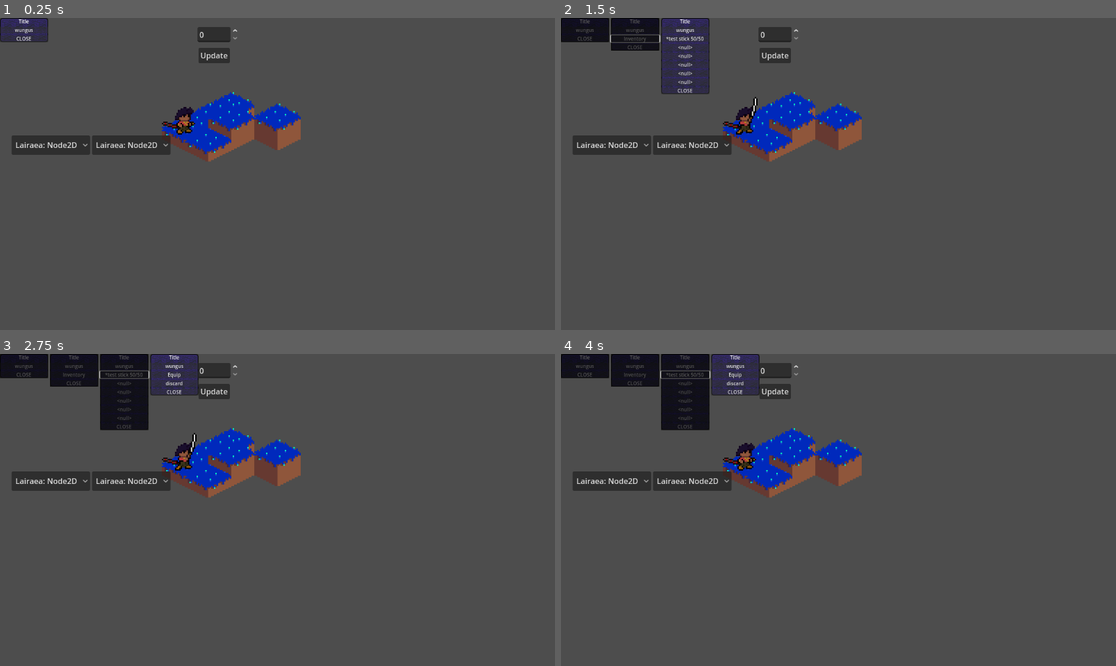
Above: before the commit, frames 1-4 (two rows, left to right).
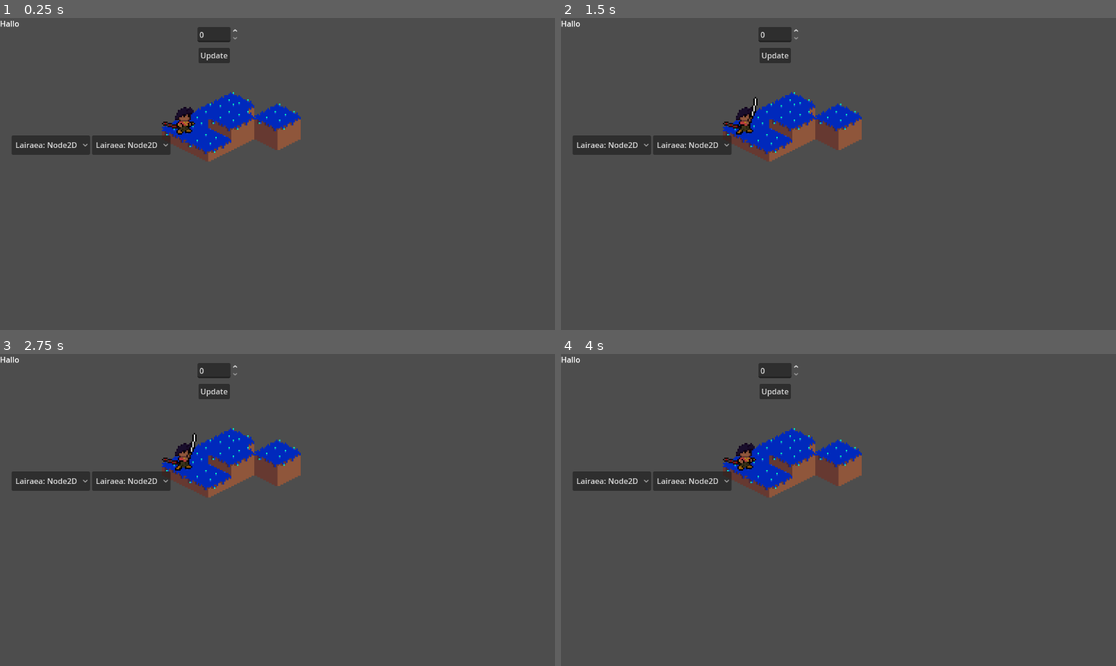
Above: after the commit, the same moments.

Repository: Puffe14/godot-breaker-srpg
Game: Godot game, scene res://main_menu.tscn
Same seed, same stepped clock (60 frames per second), same inputs: the game is played once before the commit and once after it. The project has no main scene, so this scene is started directly.
Inputs (mouse positions are in pixels of both pictures, inside the frame that each line leads up to):
- Up to frame 1 (0.25 s): no input
- Up to frame 2 (1.5 s): click (583, 30) at 0.5 s, where only the run before the commit has a clickable "wungus"; click (633, 39) at 1.25 s, where only the run before the commit has a clickable "Inventory"
- Up to frame 3 (2.75 s): click (122, 375) at 2 s, where only the run before the commit has a clickable "*test stick 50/50"
- Up to frame 4 (4 s): click (683, 382) at 2.75 s, where only the run before the commit has a clickable "<null>"; click (683, 391) at 3.5 s, where only the run before the commit has a clickable "<null>"

The runs differ from the first frame. In frame 1, 0.7% of the frame differs, in the area x 0-9%, y 0-8%; in frame 2, 3.5%; in frame 3, 4.7%; in frame 4, 4.7%, in the area x 0-36%, y 0-25%.

Commit message:
Added available actions to Game, works for attacks, wounds

Diff:
--- a/main_menu.tscn
+++ b/main_menu.tscn
@@ -10,12 +10,14 @@
 [ext_resource type="Script" uid="uid://djci7nw8gativ" path="res://scripts/components/game/game.gd" id="3_g8g3n"]
 [ext_resource type="Resource" uid="uid://ck2g62guljqbd" path="res://resources/data/masp/test_map_field.tres" id="3_iotk1"]
 [ext_resource type="Resource" uid="uid://bie562w7q05je" path="res://resources/data/units/test_unit_c.tres" id="3_jix8l"]
+[ext_resource type="Resource" uid="uid://c6wjn0immhcsg" path="res://resources/data/combat/break.tres" id="3_oiatc"]
 [ext_resource type="Texture2D" uid="uid://bbncbtpmocpjy" path="res://resources/images/units/lairaea_idle.png" id="4_glbon"]
+[ext_resource type="Resource" uid="uid://b4gpmj6l0pvke" path="res://resources/data/combat/attack.tres" id="4_mg3m2"]
 [ext_resource type="SpriteFrames" uid="uid://c0rww68rlw5y4" path="res://resources/images/animation/lairaea.tres" id="5_0o4t1"]
 [ext_resource type="Resource" uid="uid://ddf228rj1u2qe" path="res://resources/data/units/dummy_unit.tres" id="5_nlkkf"]
+[ext_resource type="Resource" uid="uid://cyn5xbj75eyib" path="res://resources/data/combat/wound.tres" id="6_ojb7r"]
 [ext_resource type="Texture2D" uid="uid://7b85wqqur6pa" path="res://resources/images/units/guy_idle.png" id="6_qe12f"]
 [ext_resource type="SpriteFrames" uid="uid://duodoahfamvmo" path="res://resources/images/animation/cylna.tres" id="8_0k4wn"]
-[ext_resource type="PackedScene" uid="uid://crdd7l11uuw22" path="res://nodes/menus/button_menu.tscn" id="15_cm266"]
 
 [sub_resource type="Resource" id="Resource_cm266"]
 script = ExtResource("2_w44g7")
@@ -23,6 +25,9 @@
 
 [sub_resource type="Resource" id="Resource_8u0te"]
 script = ExtResource("3_g8g3n")
+regular_combat = ExtResource("4_mg3m2")
+wound_combat = ExtResource("6_ojb7r")
+break_combat = ExtResource("3_oiatc")
 metadata/_custom_type_script = "uid://djci7nw8gativ"
 
 [node name="Node2D" type="Node2D" node_paths=PackedStringArray("timer", "map")]
@@ -92,8 +97,6 @@
 offset_bottom = 94.0
 text = "Update"
 
-[node name="Control2" parent="." instance=ExtResource("15_cm266")]
-
 [connection signal="move" from="MapNode" to="." method="move"]
 [connection signal="timeout" from="TestTimer" to="." method="_on_test_timer_timeout"]
 [connection signal="value_changed" from="SpinBox" to="MapNode" method="_on_spin_box_value_changed"]
--- a/nodes/menus/button_menu.tscn
+++ b/nodes/menus/button_menu.tscn
@@ -1,8 +1,7 @@
-[gd_scene load_steps=7 format=3 uid="uid://crdd7l11uuw22"]
+[gd_scene load_steps=6 format=3 uid="uid://crdd7l11uuw22"]
 
 [ext_resource type="Texture2D" uid="uid://dip55r228m6to" path="res://resources/images/ui/background-purple.png" id="1_lerbw"]
 [ext_resource type="Script" uid="uid://6ho420hkl0gv" path="res://nodes/menus/button_menu.gd" id="1_rc8qm"]
-[ext_resource type="PackedScene" uid="uid://u2mbf4a6qepx" path="res://nodes/menus/button_option.tscn" id="3_npdtd"]
 [ext_resource type="Resource" uid="uid://dbvi4m2ryv53" path="res://resources/data/units/test_unit_l.tres" id="4_c0ade"]
 
 [sub_resource type="StyleBoxFlat" id="StyleBoxFlat_rc8qm"]
@@ -61,11 +60,6 @@
 [node name="ButtonList" type="VBoxContainer" parent="HMenuContainer/MarginContainer/PanelContainer/VBoxContainer"]
 layout_mode = 2
 
-[node name="Button" parent="HMenuContainer/MarginContainer/PanelContainer/VBoxContainer/ButtonList" instance=ExtResource("3_npdtd")]
-layout_mode = 2
-text = "wungus"
-item = ExtResource("4_c0ade")
-
 [node name="Close" type="Button" parent="HMenuContainer/MarginContainer/PanelContainer/VBoxContainer"]
 layout_mode = 2
 text = "CLOSE"
--- a/nodes/menus/button_option.gd
+++ b/nodes/menus/button_option.gd
@@ -34,7 +34,7 @@
 		options.push_back(Use.new(user,item))
 	# if the item can be thrown away
 	if "discardable" in item and item.discardable:
-		options.push_back("discard")
+		options.push_back(Discard.new(user,item))
 	return options
 	# send it to the menu for creating the sub menu
 #	emit_signal("next_options", options)
--- a/resources/data/masp/test_map_field.tres
+++ b/resources/data/masp/test_map_field.tres
@@ -45,6 +45,7 @@
 
 [sub_resource type="Resource" id="Resource_7e72v"]
 script = ExtResource("4_pu50u")
+occupant = ExtResource("5_pu50u")
 metadata/_custom_type_script = "uid://mnt78qxjtldn"
 
 [sub_resource type="Resource" id="Resource_k0t0v"]
@@ -55,6 +56,7 @@
 
 [sub_resource type="Resource" id="Resource_hloux"]
 script = ExtResource("4_pu50u")
+occupant = ExtResource("5_pu50u")
 metadata/_custom_type_script = "uid://mnt78qxjtldn"
 
 [sub_resource type="Resource" id="Resource_ghn50"]
@@ -65,7 +67,6 @@
 
 [sub_resource type="Resource" id="Resource_ny7gg"]
 script = ExtResource("4_pu50u")
-occupant = ExtResource("5_pu50u")
 metadata/_custom_type_script = "uid://mnt78qxjtldn"
 
 [sub_resource type="Resource" id="Resource_0r4a4"]
--- /dev/null
+++ b/scripts/components/action/discard.gd
@@ -0,0 +1,15 @@
+class_name Discard extends Action
+
+@export var user: Units = null
+@export var item: Item = null
+
+func _init(_user: Units, _item: Item) -> void:
+	user = _user
+	item = _item
+
+func play() -> Explain:
+	user.inventory.remove(item)
+	return explain
+
+func _to_string() -> String:
+	return "Discard"
--- a/scripts/components/combat/combat.gd
+++ b/scripts/components/combat/combat.gd
@@ -34,6 +34,15 @@
 	Type.Wound: "wound"
 }
 
+func copy() -> Combat:
+	var new_copy = self.duplicate()
+	return new_copy
+
+func recreate(_a: Units = null, _b: Units = null, _act_range: int = 1, _part = Constants.BodyPart.Head) -> Combat:
+	var new_copy = copy()
+	new_copy._init(_a, _b, _act_range, _part)
+	return new_copy
+
 func everyoneLived() -> bool:
 	return selected.isAlive() && targeted.isAlive()
 func inCounterRange() -> bool:
@@ -54,7 +63,7 @@
 	elif speed_diff < -Rules.doubleDiff: return 2
 	else: return 1
 
-func _init(_a: Units = null, _b: Units = null, _act_range: int = 1) -> void:
+func _init(_a: Units = null, _b: Units = null, _act_range: int = 1, _part = Constants.BodyPart.Head) -> void:
 	animate.connect(on_animate_sent)
 	time_passed = 0
 	selected = _a
--- a/scripts/components/constants.gd
+++ b/scripts/components/constants.gd
@@ -3,4 +3,4 @@
 enum Status {Stunned}
 enum BodyPart {Head, Arms, Legs, Torso}
 
-var parts = [BodyPart.Head, BodyPart.Arms, BodyPart.Legs, BodyPart.Torso]
+static var parts = [BodyPart.Head, BodyPart.Arms, BodyPart.Legs, BodyPart.Torso]
--- a/scripts/components/game/game.gd
+++ b/scripts/components/game/game.gd
@@ -17,6 +17,11 @@
 var part: Constants.BodyPart = Constants.BodyPart.Head
 var stack: Array[Action] = []
 
+@export var regular_combat: Combat
+@export var wound_combat: Combat
+@export var break_combat: Combat
+
+
 signal selected(thing)
 signal inspected(thing)
 signal update
@@ -33,7 +38,7 @@
 		acting = null
 	# If the character is selected again during the turn
 	elif occupiable and acting and acting == occupant:
-		selected.emit(acting)
+		selected.emit(availableActions(acting))
 	# Beat-em-up with current weapon
 		#case o: Occupiable if target.nonEmpty && !acting.forall(_.turnOver) && targetInRangeOfActor =>
 		#attack()
@@ -49,3 +54,62 @@
 	elif occupiable:
 		acting = occupant
 		inspected.emit(null)
+		selected.emit(availableActions(acting))
+
+
+### ACTION AVAILABILITY ###
+
+func availableActions(unit: Units, moves: bool = false) -> Array[Action]:
+	if !currentMap: return []
+	var total: Array[Action] = []
+	var fm = currentMap
+	var possibleWeaponsOrNone = unit.usable_weapons()
+	#possibleWeaponsOrNone.push_back(null)
+	var areaOfMovement = [fm.tileOf(unit)]
+	if moves: areaOfMovement = fm.movementRangeTiles(unit)
+	var combats = []
+	for tile in areaOfMovement:
+		for weapon in possibleWeaponsOrNone: # Weapons that the character could use
+			unit.equip(weapon)
+			var targets = fm.unitsInRangeAt(unit,tile,unit.Range()) # Who can be attacked? --(who, from)
+			# all available unit, distance, tile combinations
+			for utr in targets:
+				var newActions: Array[Combat] = []
+				#  possible breaks
+				if unit.canBreak():
+					for b in utr.unit.breakableParts():
+						combats.push_back(break_combat.recreate(unit, utr.unit, utr.dist, b))
+				#  possible wounds
+				if unit.canWound():
+					for b in utr.unit.woundableParts():
+						combats.push_back(wound_combat.recreate(unit, utr.unit, utr.dist, b))
+				#  combine all of them with basic Combat
+				combats.push_back(regular_combat.recreate(unit, utr.unit, utr.dist))
+				for na in newActions:
+					# Sets where these actions are happening so that a correct Move is made.
+					na.location = utr.tile
+					# Sets the weapon used when the actions happen
+					na.weapon = weapon
+
+		var heals = [] #(for medkit <- unit.usableMedkits yield # Medkits that the character could use
+#fm.movementRangeTiles(unit) # On movement range tiles --Tiles
+#.flatMap(tile=>(fm.attackRangeUnitsAt(unit,tile,medkit.range)))
+#.toSet# Who can be attacked? --(who, from)
+#.map((targetable, distance, currentTile) =>  # all available unit, distance, tile combinations
+#  val newActions: Vector[Combat] =
+#    #  possible treats
+#    val treats = for b <- targetable.wounds yield
+#      Treat(unit, targetable, distance, medkit, b)
+#    treats.toVector.appended(Heal(unit, targetable, distance, medkit))
+#  newActions.foreach(_.location = Some(currentTile))
+#  newActions
+#).toVector
+#).flatten
+# all possible item uses for character
+		var uses = []
+		for c in unit.inventory.consumables():
+			uses.push_back(Use.new(unit,c)) # use action for each item
+		total.append_array(combats)
+		heals.append_array(combats)
+		uses.append_array(combats)
+	return total
--- a/scripts/components/maps/field_map.gd
+++ b/scripts/components/maps/field_map.gd
@@ -10,6 +10,16 @@
 @export var deployment: Array[Vector2i]
 @export var joining: Array[Units] = []
 @export var events: Array[Event] = []
+
+class UTR:
+	var unit: Units
+	var tile: Tile
+	var dist: int
+	func _init(_unit: Units, _tile: Tile, _dist: int):
+		unit = _unit
+		tile = _tile
+		dist = _dist
+
 
 func tickTurn():
 	turnNumber += 1
@@ -184,3 +194,15 @@
 		for i in range(a_range.x, a_range.y):
 			unitsFound.append_array(grid.unitsFromTiles(grid.tileInRangeFrom(location_t,i)))
 	return unitsFound
+
+## Gives a set of who can a unit can attack from a tile.
+func unitsInRangeAt(mover: Units, tile: Tile, a_range: Vector2i) -> Array[UTR]:
+	# find the location of the moving unit and find their info
+	var utrFound: Array[UTR] = []
+	if tile:
+		for i in range(a_range.x, a_range.y+1):
+			var unit_list = grid.unitsFromTiles(grid.tileInRangeFrom(tile,i))
+			for unit in unit_list:
+				utrFound.push_back(UTR.new(unit, tile, i))
+		#if utrFound.has(mover): utrFound.erase(mover)
+	return utrFound
--- a/scripts/components/maps/grid.gd
+++ b/scripts/components/maps/grid.gd
@@ -40,7 +40,7 @@
 func unitsOnTiles() -> Array[Units]:
 	return tilesWithUnits().map(func(t:Tile): return t.occupiable.occupant)
 
-func unitsFromTiles(tileList: Array[Tile]) -> Array[Units]:
+func unitsFromTiles(tileList: Array[Tile]) -> Array:#[Units]:
 	var temp = tileList.filter(func(t: Tile): return t.occupiable!=null)
 	temp = temp.filter(func(t:Tile): return t.occupiable.occupant!=null)
 	return temp.map(func(t:Tile): return t.occupiable.occupant)
--- a/scripts/components/units/units.gd
+++ b/scripts/components/units/units.gd
@@ -21,15 +21,15 @@
 
 # whether or not a unit has particular abilities
 func canHeal() -> bool:
-	return character.types.has("healer")
+	return character.myClass.classType.has("healer")
 func canBreak() -> bool:
-	return character.types.has("breaker")
+	return character.myClass.classType.has("breaker")
 func canWound() -> bool:
-	return character.types.has("wounder")
+	return character.myClass.classType.has("wounder")
 func canFlies() -> bool:
-	return character.types.has("flier")
+	return character.myClass.classType.has("flier")
 func canTakeSouls() -> bool:
-	return character.types.has("mystic")
+	return character.myClass.classType.has("mystic")
 
 # setters
 func setTeam(newTeam: Team): team = newTeam
@@ -95,7 +95,10 @@
 
 func woundableParts() -> Array:
 	var total: Array = []
-	## TODO
+	var breaks = breakableParts()
+	for part in Constants.parts:
+		if !breaks.has(part) and !wounds.has(part):
+			total.push_back(part)
 	return total
 func breakableParts() -> Array:
 	return inventory.armors().map(func(a): return a.armor.part)
@@ -142,6 +145,11 @@
 	else:
 		return null
 
+func usable_weapons() -> Array:
+	return inventory.weapons().filter(func(item:Item):
+		return true
+		#TODO item.weapon.rankLetter
+	)
 
 ## Totals together all bonuses given to a particular stat. */
 func bonus(_stat: String) -> int:
@@ -192,7 +200,7 @@
 func Range() -> Vector2i:
 	var bonusRange = 0 ##TODO bonus range feature
 	if inventory.equippedWeapon():
-		var wrange = inventory.equippedWeapon().wrange
+		var wrange = inventory.equippedWeapon().weapon.wrange
 		return Vector2i(wrange.x, wrange.y + bonusRange)
 	else: return Vector2i(0,0)
 
--- a/scripts/ui/test_menu.gd
+++ b/scripts/ui/test_menu.gd
@@ -4,6 +4,8 @@
 @export var map: MapNode = null
 @export var game: Game = null
 var popup_text: PackedScene = preload("res://nodes/popup_text.tscn")
+var pre_button_menu = preload("res://nodes/menus/button_menu.tscn")
+
 
 func _process(_delta: float) -> void:
 	for u in $FightSelector.units:
@@ -16,6 +18,7 @@
 func _ready() -> void:
 	$FightSelector.refresh()
 	combat.animate.connect(animate)
+	#game.animate.connect(animate)
 
 func _on_test_timer_timeout() -> void:
 	var a = $FightSelector.unitA()
@@ -52,6 +55,12 @@
 
 func tile_sent_selected(tile: Tile):
 	game.selectTile(tile)
+	$Control/Label.text = str(tile)
 
 func on_game_update():
-	map.draw_tiles()
+	map.draw_tiles(map.direction)
+	var menu = pre_button_menu.instantiate()
+	#menu.new_menu([game.acting])
+	menu.new_menu(game.availableActions(game.acting))
+	$Control/Label.text = str(game.acting)
+	$Control.add_child(menu)
Not shown: 1 places in main_menu.tscn that only renumber resources
Not shown, added: scripts/components/action/discard.gd.uid
